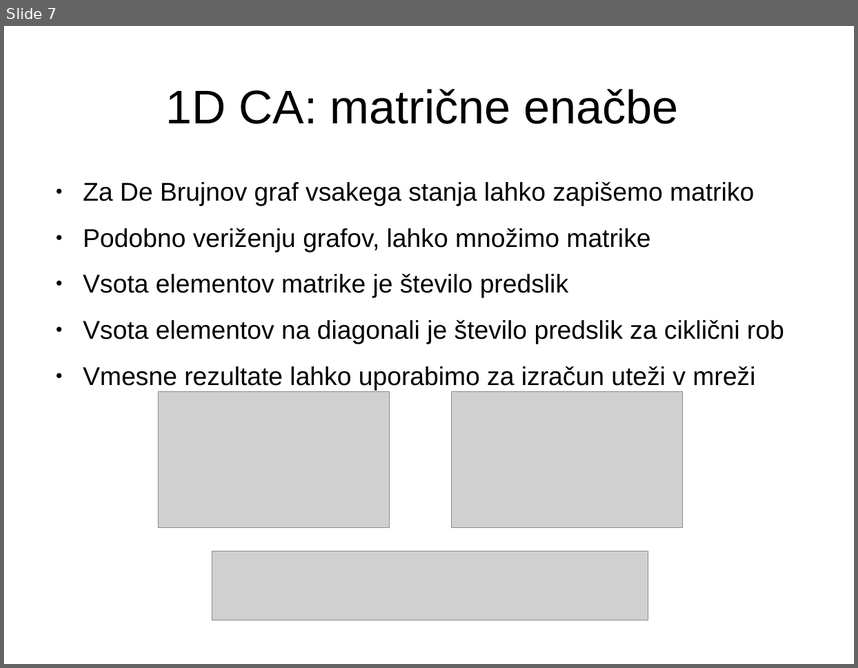
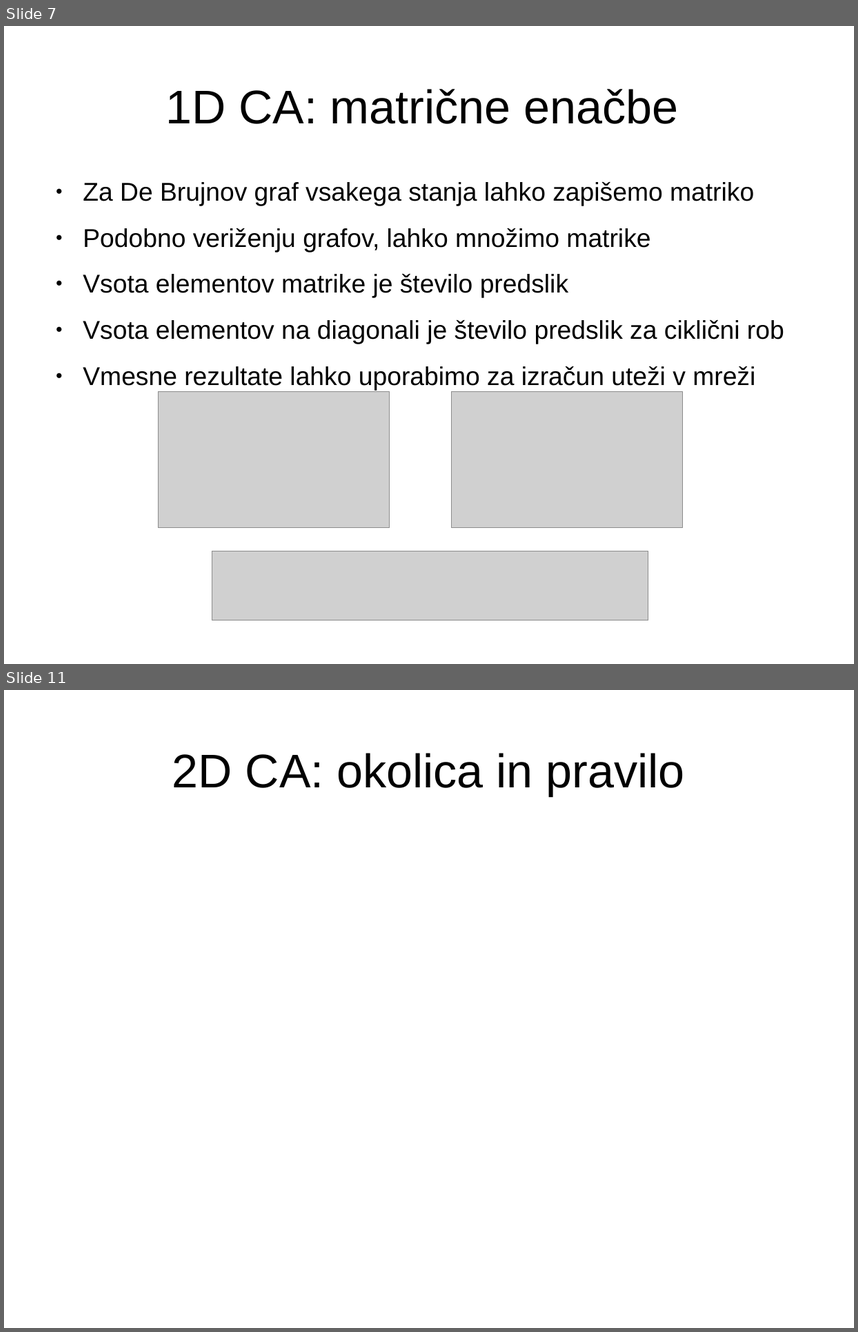
Before and after one commit to jeras/fri-latex-templates, a slide deck: predstavitev/predstavitev.odp. Shown one above the other, each under a label of ours: slide 7 before the commit, slides 7 and 11 after it; the slides between them are not shown. The pictures are 858x668 and 858x1332 pixels, drawn with LibreOffice and Linux fonts; fonts in the diff are those of the drawing; grey boxes stand for pictures. Boxes give left, top, right and bottom in pixels: in the first picture for what was removed or moved away, otherwise in the second. Text is boxed around its words. In the diff, an @@ line names an element or a change of style, - is before the commit and + after.

```diff
--- a/predstavitev/predstavitev.odp
+++ b/predstavitev/predstavitev.odp
@@ slide 11 added at bbox=[4, 690, 854, 1328], background #FFFFFF @@
@@ title added at bbox=[172, 753, 685, 796], 44 pt, text #000000 @@
+2D CA: okolica in pravilo
```
Also in this commit, not shown: 7 other slides added.
